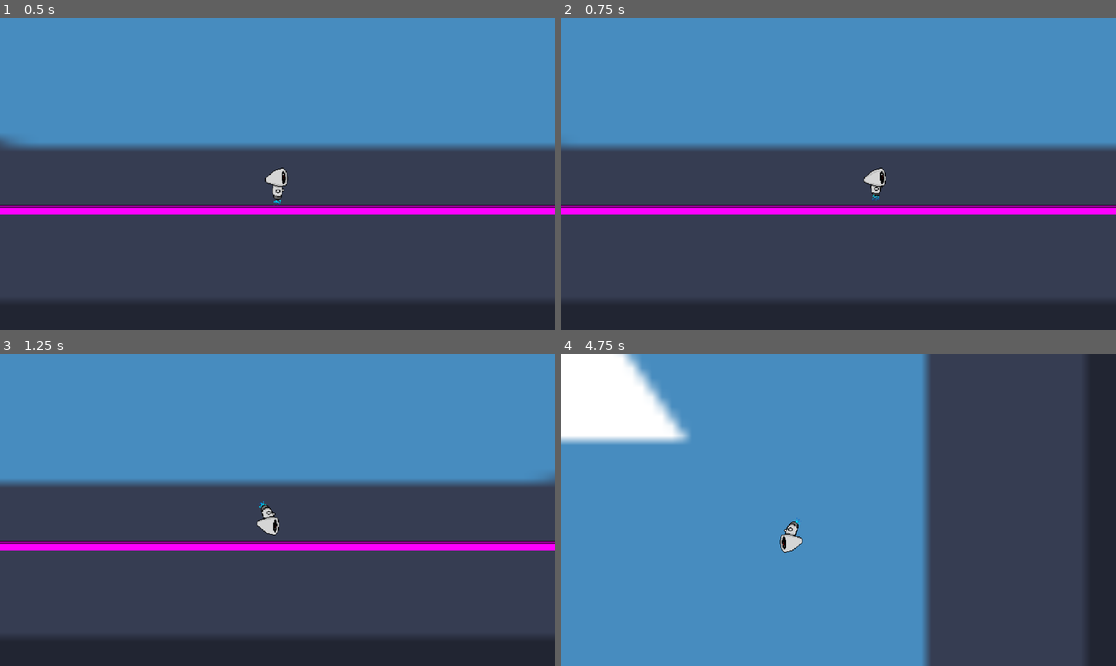
Above: before the commit, frames 1-4 (two rows, left to right).
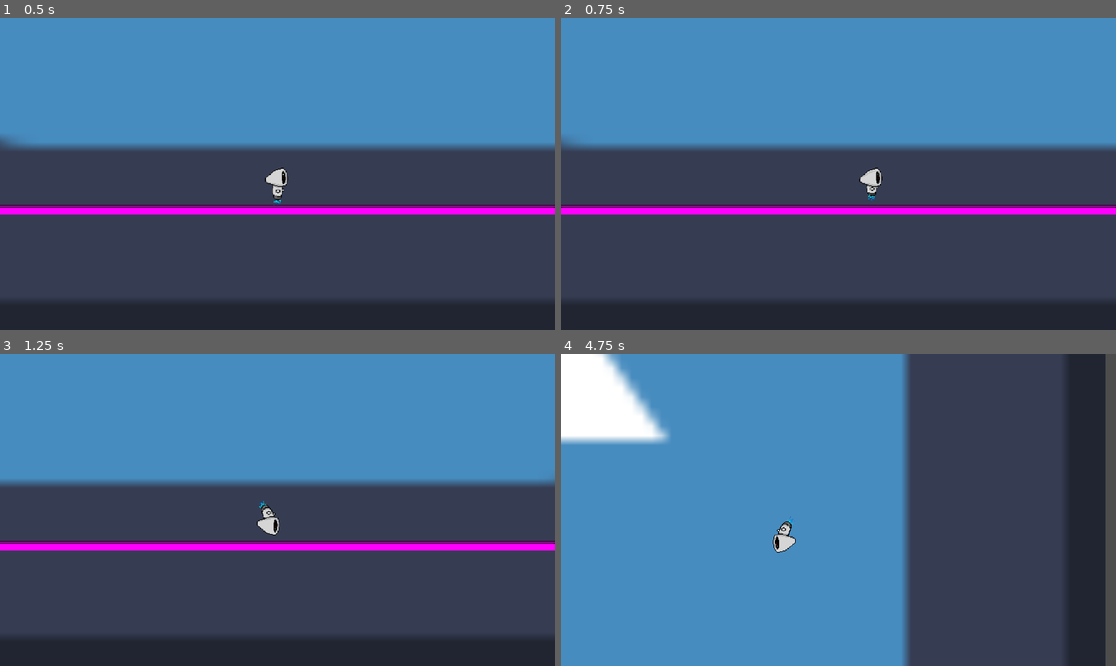
Above: after the commit, the same moments.

Repository: Math-s314/gravit-issue_project
Game: Godot game, scene res://Levels/MainTest.tscn
The game is run twice, just before and just after one commit, with the same random seed, the same clock (stepped at 60 frames per second) and the same inputs. The engine's default icon, where the game draws it, is replaced by a stand-in: a white triangle on a blue panel in a dark square.
Inputs (mouse positions are in pixels of both pictures, inside the frame that each line leads up to):
- Up to frame 1 (0.5 s): no input
- Up to frame 2 (0.75 s): tap Enter at 0.5 s; move the mouse to (960, 158) at 0.52 s; hold D (Right) from 0.53 s (still down); click (960, 158) at 0.6 s
- Up to frame 3 (1.25 s): keep holding D (Right); tap Space (Jump) at 0.77 s
- Up to frame 4 (4.75 s): move the mouse to (727, 525) at 1.27 s; click (727, 525) at 1.35 s; tap Space (Jump) at 1.52, 3.02, 3.77, 4.52 s; move the mouse to (894, 441) at 2.02 s; release D (Right) at 2.03 s; hold A (Left) 2.03-2.78 s; click (894, 441) at 2.1 s; move the mouse to (810, 572) at 2.77 s; hold D (Right) 2.78-4.28 s; click (810, 572) at 2.85 s; move the mouse to (1005, 556) at 3.52 s; click (1005, 556) at 3.6 s; move the mouse to (672, 463) at 4.27 s; hold A (Left) from 4.28 s (still down); click (672, 463) at 4.35 s

Frame 1 is identical in both runs. In frame 2, 0.2% of the frame differs, in the area x 0-59%, y 38-59%; in frame 3, less than 0.1%; in frame 4, 11%, in the area x 7-100%, y 0-100%.
Error in both runs: Invalid assignment of property or key 'player' with value of type 'CharacterBody2D (Player)' on a base object of type 'Node (GameInstance.gd)'. (res://Actors/P…

Commit message:
déplacement un peu modifié (lissé)

Diff:
--- a/gravit-issue/Actors/Player/Player.tscn
+++ b/gravit-issue/Actors/Player/Player.tscn
@@ -18,6 +18,8 @@
 gravity_strength = 500.0
 transition_duration = 1.0
 still_duration = 7.0
+acceleration = 0.2
+max_speed = 0.5
 move_speed = 300.0
 jump_force = 300.0
 air_control = 0.7
--- a/gravit-issue/Actors/Player/player.gd
+++ b/gravit-issue/Actors/Player/player.gd
@@ -5,6 +5,9 @@
 @export var gravity_strength : float
 @export var transition_duration : float
 @export var still_duration : float
+
+@export var acceleration := 800.0  # pixels/s², ajuste selon le feeling
+@export var max_speed := move_speed  # vitesse maximale
 
 @export var respawn_point: Node2D   # glisse le Marker2D dans l’inspecteur
 #@export_exp_easing var transition_speed := 1.0
@@ -78,7 +81,8 @@
 		explose_particles(true)
 		jump_timer.start()
 
-	velocity = Vector2(inputAxis * move_speed, velocity.y)
+	var target_velocity_x = inputAxis * move_speed
+	velocity.x = lerp(velocity.x, target_velocity_x, acceleration)
 
 	if Input.is_action_just_released("Gravité") : _on_gravity_switch()
 
@@ -139,6 +143,7 @@
 		Animation_playing = true
 		sprite.play(&"Mort")
 
+
 func respawn():
 	if respawn_point:
 		global_position = respawn_point.global_position
